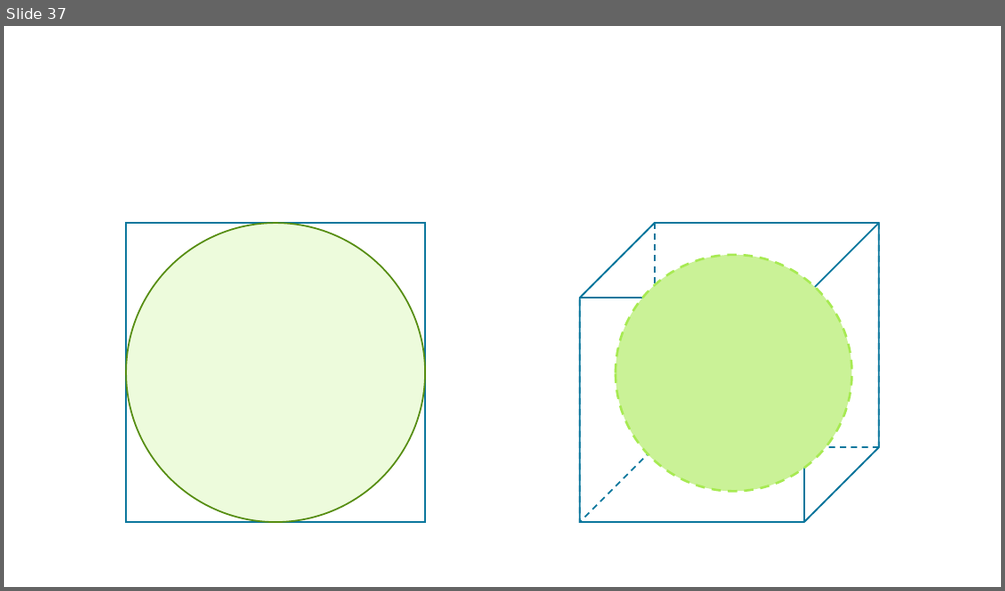
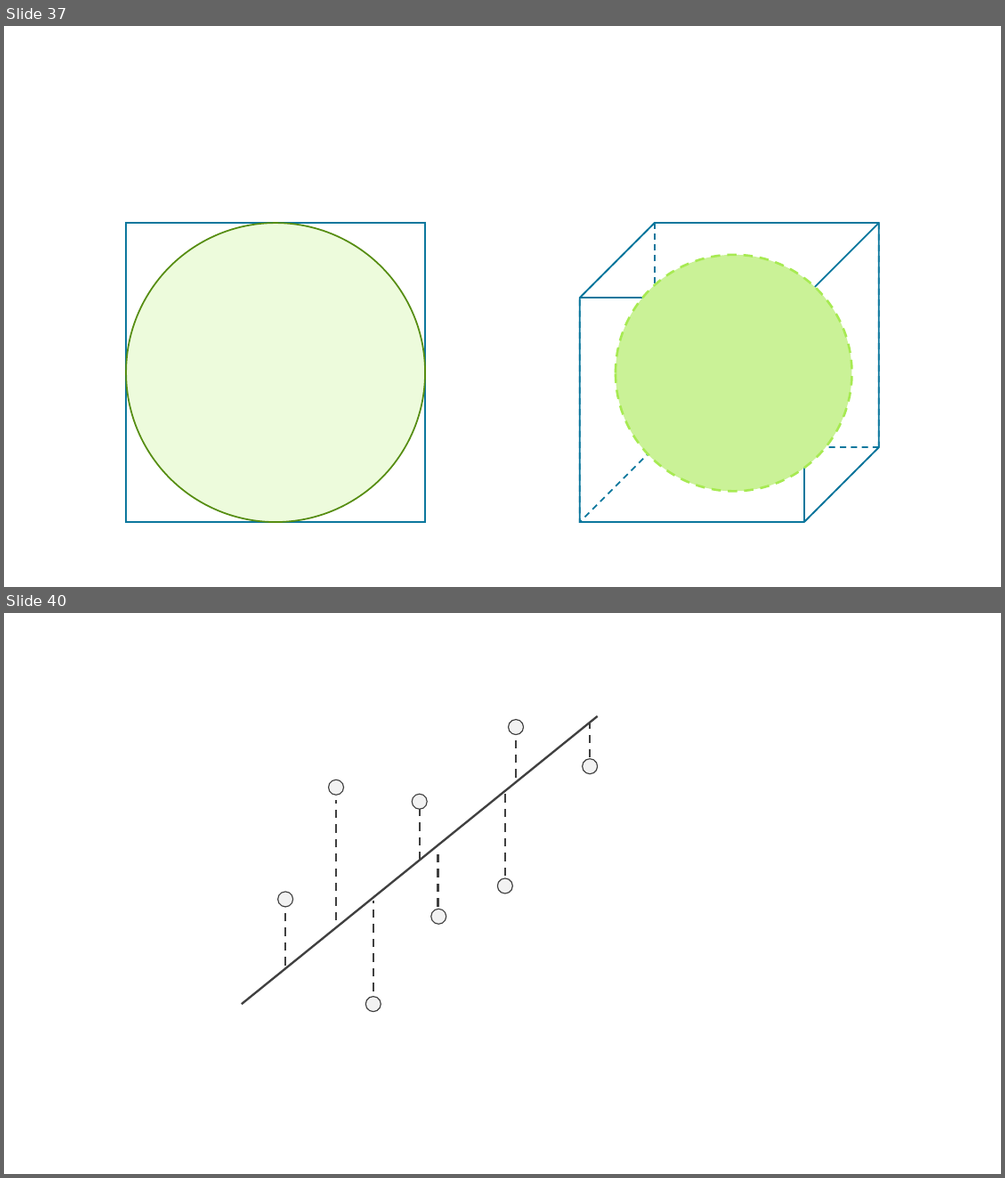
Before and after one commit to Multiscale-Biological-Modeling-Course/Multiscale-Biological-Modeling-Course.github.io, a slide deck: figures/MMBS Figures.pptx. Shown one above the other, each under a label of ours: slide 37 before the commit, slides 37 and 40 after it; the slides between them are not shown. The pictures are 1005x591 and 1005x1178 pixels, drawn with LibreOffice and Linux fonts; fonts in the diff are those of the drawing. Boxes give left, top, right and bottom in pixels: in the first picture for what was removed or moved away, otherwise in the second. Text is boxed around its words. In the diff, an @@ line names an element or a change of style, - is before the commit and + after.

```diff
--- a/figures/MMBS Figures.pptx
+++ b/figures/MMBS Figures.pptx
@@ slide 40 added at (4, 613, 1001, 1174), background #FFFFFF @@
@@ line added from (242, 1004) to (598, 716), #404040 2 pt @@
@@ ellipse added at (508, 719, 523, 734), fill #F2F2F2, outline #404040 1 pt @@
@@ line added from (517, 778) to (517, 738), #404040 2 pt dashed @@
@@ line added from (591, 757) to (591, 723), #404040 2 pt dashed @@
@@ ellipse added at (582, 759, 597, 774), fill #F2F2F2, outline #404040 1 pt @@
@@ ellipse added at (329, 779, 343, 795), fill #F2F2F2, outline #404040 1 pt @@
@@ ellipse added at (413, 794, 428, 809), fill #F2F2F2, outline #404040 1 pt @@
@@ line added from (505, 876) to (505, 789), #404040 2 pt dashed @@
@@ line added from (336, 920) to (336, 800), #404040 2 pt dashed @@
@@ line added from (420, 860) to (420, 809), #404040 2 pt dashed @@
@@ line added from (437, 907) to (437, 850), #404040 2 pt dashed @@
@@ ellipse added at (498, 878, 512, 893), fill #F2F2F2, outline #404040 1 pt @@
@@ ellipse added at (278, 892, 292, 907), fill #F2F2F2, outline #404040 1 pt @@
@@ line added from (373, 990) to (373, 900), #404040 2 pt dashed @@
@@ line added from (285, 965) to (285, 907), #404040 2 pt dashed @@
@@ ellipse added at (431, 909, 446, 925), fill #F2F2F2, outline #404040 1 pt @@
@@ ellipse added at (366, 997, 380, 1012), fill #F2F2F2, outline #404040 1 pt @@
```
Also in this commit, not shown: 4 other slides added, 4 other files.
